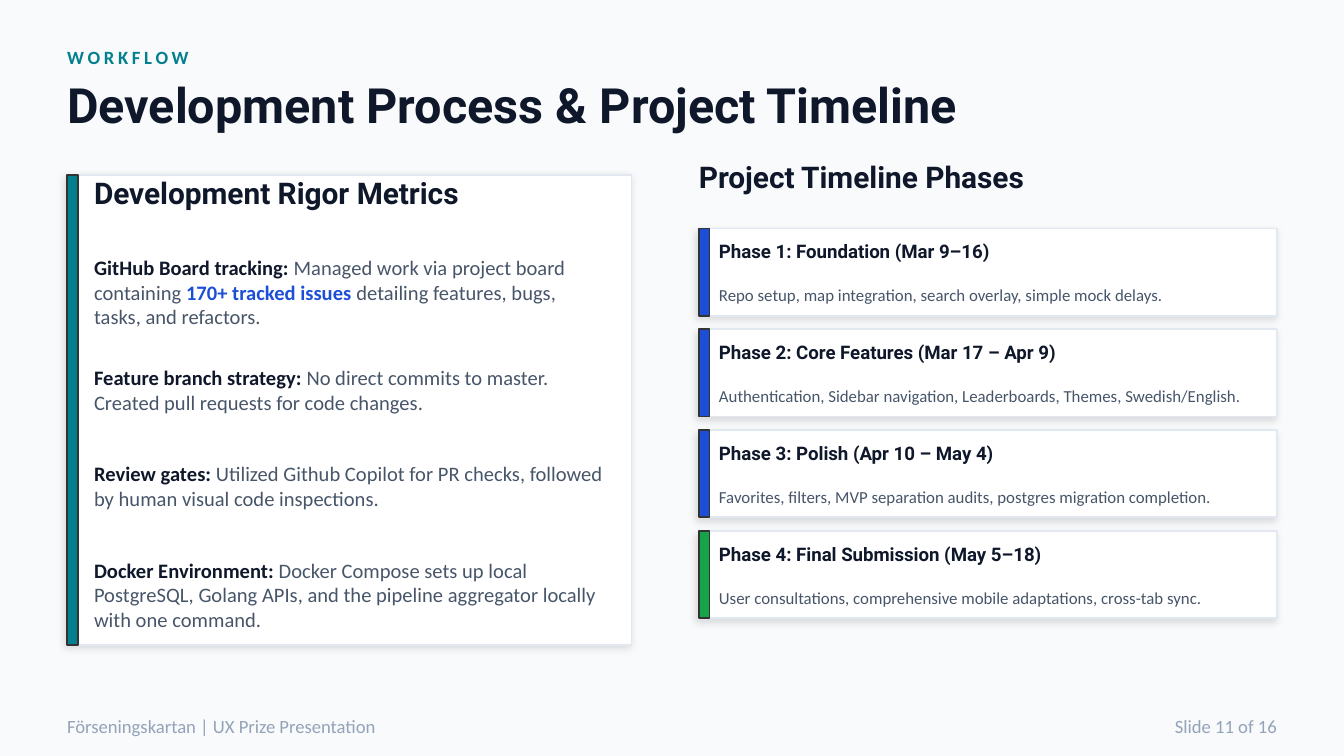
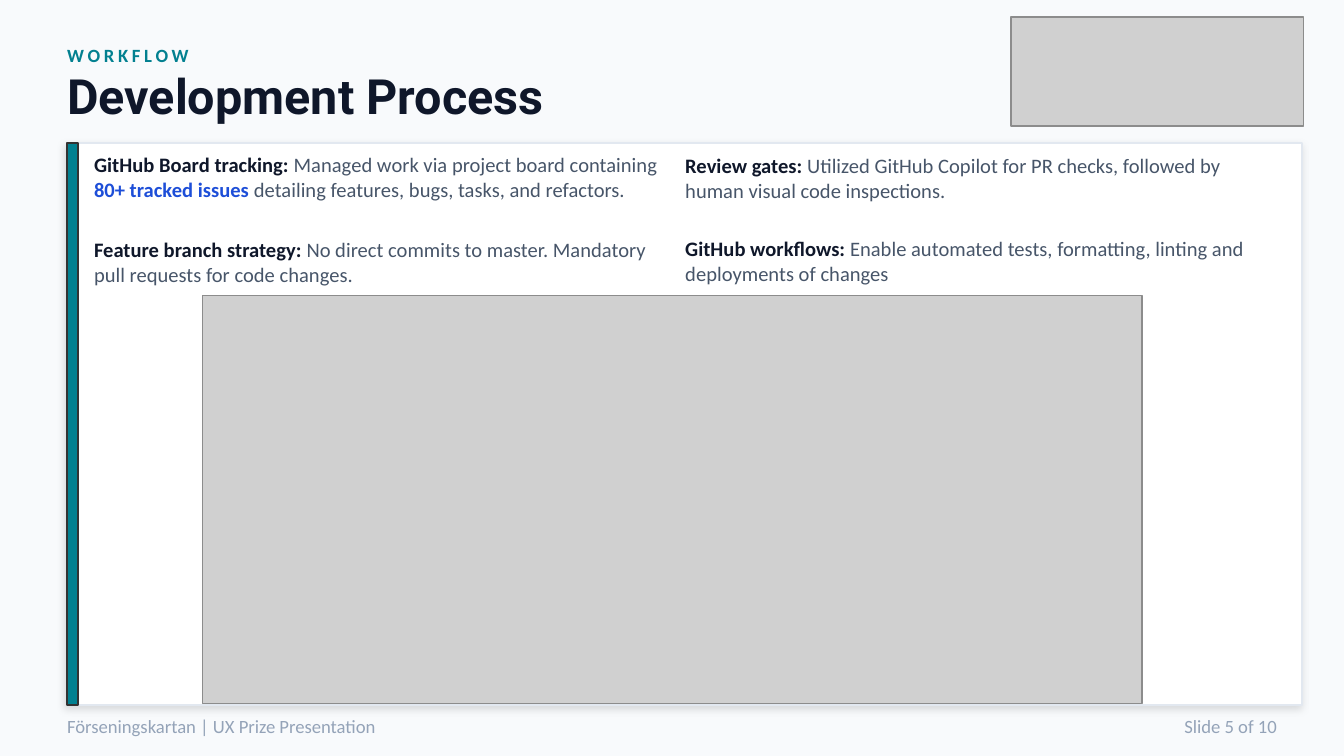
Before and after one commit to mattiaskvist/forseningskartan, a slide deck: slide 5 of presentation.pptx (slide 11 before the commit). Drawn at 1344x756 pixels with LibreOffice and Linux fonts; fonts in the diff are those of the drawing; grey boxes stand for pictures. Boxes give left, top, right and bottom in pixels: in the first picture for what was removed or moved away, otherwise in the second. Text is boxed around its words. In the diff, an @@ line names an element or a change of style, - is before the commit and + after.

```diff
--- a/presentation.pptx
+++ b/presentation.pptx
@@ picture added at (x1=1011, y1=17, x2=1304, y2=126) @@
@@ text at (x1=67, y1=77, x2=544, y2=124): text changed @@
-Development Process & Project Timeline
+Development Process
@@ rectangle resized from (x1=67, y1=175, x2=78, y2=645) to (x1=67, y1=144, x2=78, y2=706) @@
@@ rectangle resized from (x1=67, y1=175, x2=632, y2=645) to (x1=67, y1=144, x2=1302, y2=706) @@
@@ text at (x1=94, y1=157, x2=657, y2=286): text changed @@
-GitHub Board tracking: Managed work via project board containing 170+ tracked issues detailing features, bugs, tasks, and refactors.
-Feature branch strategy: No direct commits to master. Created pull requests for code changes.
-Review gates: Utilized Github Copilot for PR checks, followed by human visual code inspections.
-Docker Environment: Docker Compose sets up local PostgreSQL, Golang APIs, and the pipeline aggregator locally with one command.
+GitHub Board tracking: Managed work via project board containing 80+ tracked issues detailing features, bugs, tasks, and refactors.
+Feature branch strategy: No direct commits to master. Mandatory pull requests for code changes.
@@ text added at (x1=685, y1=158, x2=1243, y2=285), 11 pt, text #475569 @@
+Review gates: Utilized GitHub Copilot for PR checks, followed by human visual code inspections.
+GitHub workflows: Enable automated tests, formatting, linting and deployments of changes
@@ text removed at (x1=699, y1=165, x2=1024, y2=195) @@
-Project Timeline Phases
@@ text removed at (x1=94, y1=181, x2=459, y2=211) @@
-Development Rigor Metrics
@@ rectangle removed at (x1=699, y1=228, x2=1277, y2=316) @@
@@ rectangle removed at (x1=699, y1=228, x2=710, y2=316) @@
@@ text removed at (x1=719, y1=243, x2=1162, y2=304) @@
-Phase 1: Foundation (Mar 9–16)
-Repo setup, map integration, search overlay, simple mock delays.
@@ picture added at (x1=203, y1=296, x2=1142, y2=703) @@
@@ rectangle removed at (x1=699, y1=329, x2=1277, y2=417) @@
@@ rectangle removed at (x1=699, y1=329, x2=710, y2=417) @@
@@ text removed at (x1=719, y1=344, x2=1240, y2=405) @@
-Phase 2: Core Features (Mar 17 – Apr 9)
-Authentication, Sidebar navigation, Leaderboards, Themes, Swedish/English.
@@ rectangle removed at (x1=699, y1=430, x2=1277, y2=517) @@
@@ rectangle removed at (x1=699, y1=430, x2=710, y2=517) @@
@@ text removed at (x1=719, y1=445, x2=1210, y2=506) @@
-Phase 3: Polish (Apr 10 – May 4)
-Favorites, filters, MVP separation audits, postgres migration completion.
@@ rectangle removed at (x1=699, y1=531, x2=1277, y2=618) @@
@@ rectangle removed at (x1=699, y1=531, x2=710, y2=618) @@
@@ text removed at (x1=719, y1=546, x2=1201, y2=607) @@
-Phase 4: Final Submission (May 5–18)
-User consultations, comprehensive mobile adaptations, cross-tab sync.
@@ text at (x1=1184, y1=720, x2=1277, y2=733): text changed @@
-Slide 11 of 16
+Slide 5 of 10
```
Also in this commit, not shown: 7 other slides changed, 2 slides added, 8 slides removed, 1 other file.
